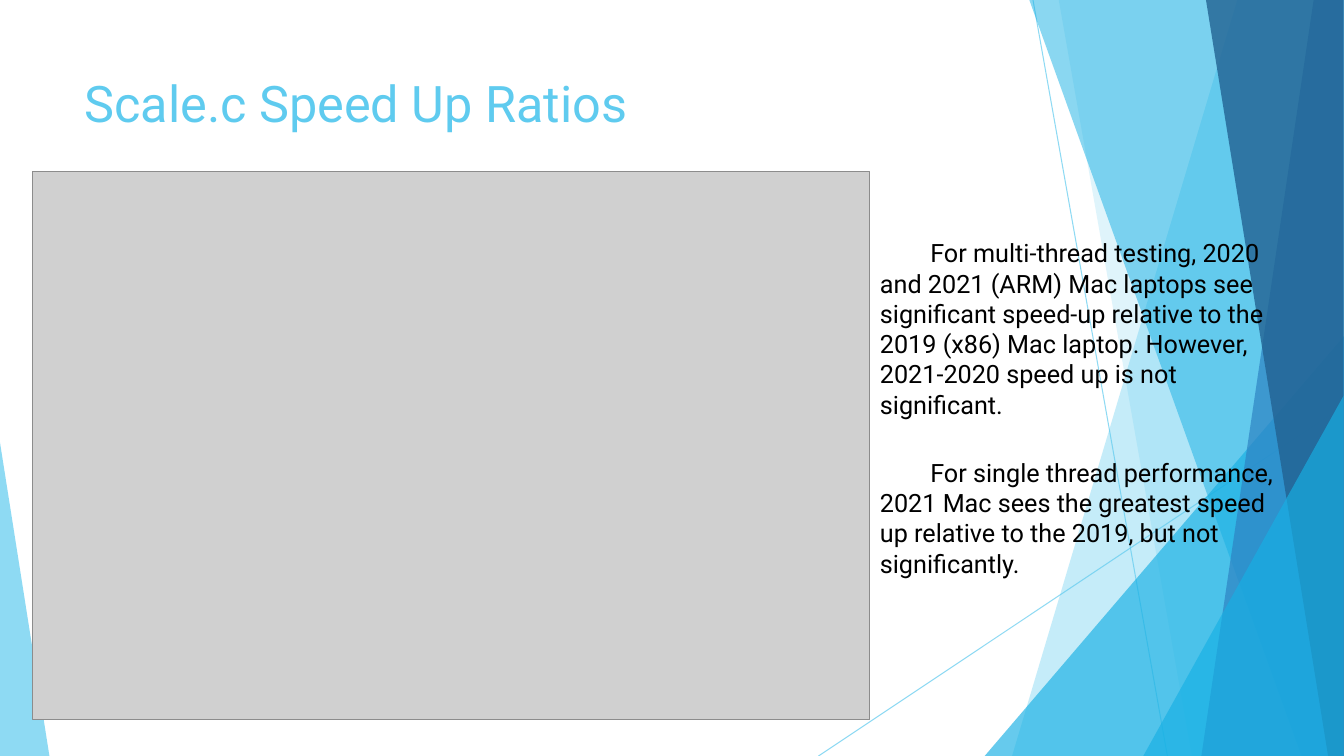
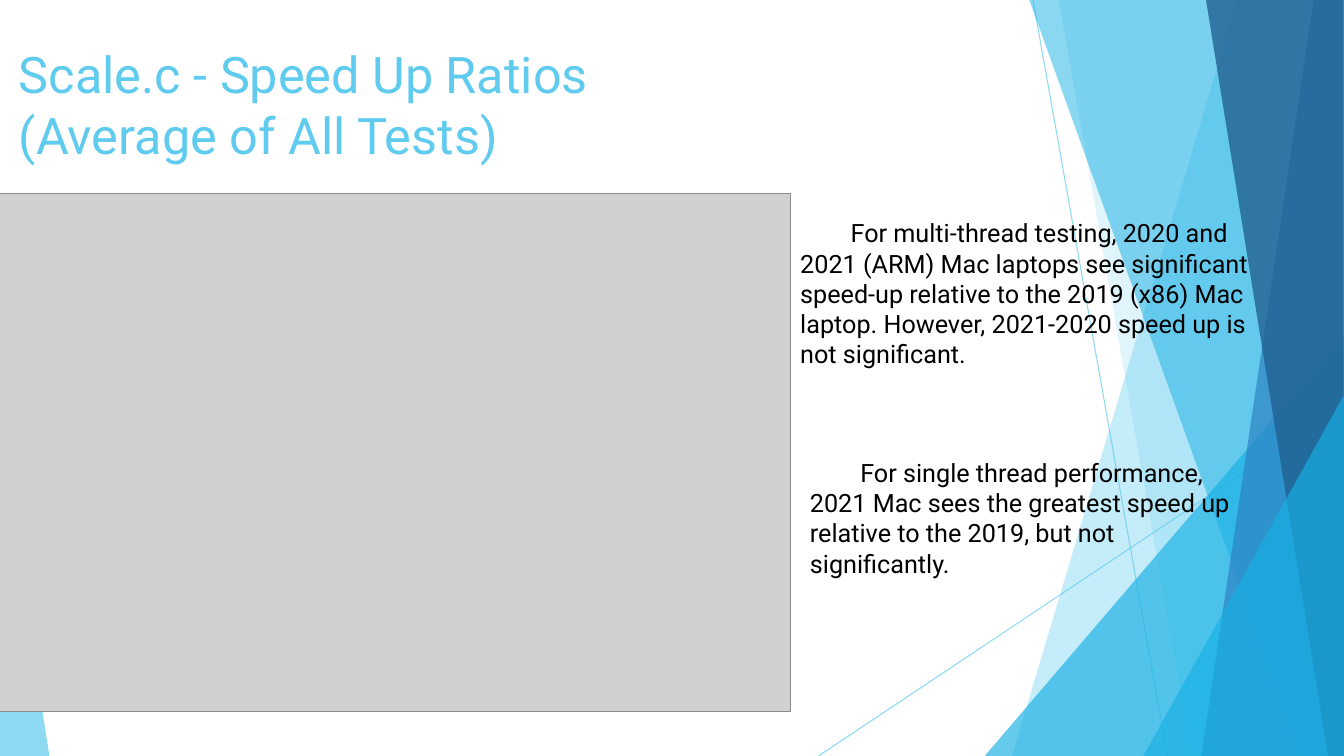
Before and after one commit to Cnh1116/Computer-Architecture-Project, a slide deck: slide 10 of Project Presentation.pptx (slide 9 before the commit). Drawn at 1344x756 pixels with LibreOffice and Linux fonts; fonts in the diff are those of the drawing; grey boxes stand for pictures. Boxes give left, top, right and bottom in pixels: in the first picture for what was removed or moved away, otherwise in the second. Text is boxed around its words. In the diff, an @@ line names an element or a change of style, - is before the commit and + after.

```diff
--- a/Project Presentation.pptx
+++ b/Project Presentation.pptx
@@ title at (19,55,588,165): text changed @@
-Scale.c Speed Up Ratios
+Scale.c - Speed Up Ratios
+(Average of All Tests)
@@ picture: place and size @@
-picture at (32,171,870,720)
+picture at (0,194,790,712)
@@ text "For multi-thread testing, 2020 and ..." rewrapped from (880,240,1263,420) to (800,220,1247,369) @@
@@ text "For single thread performance, 2021 ..." rewrapped from (880,459,1273,579) to (810,459,1229,579) @@
```
Also in this commit, not shown: 7 other slides changed, 1 slide added.
